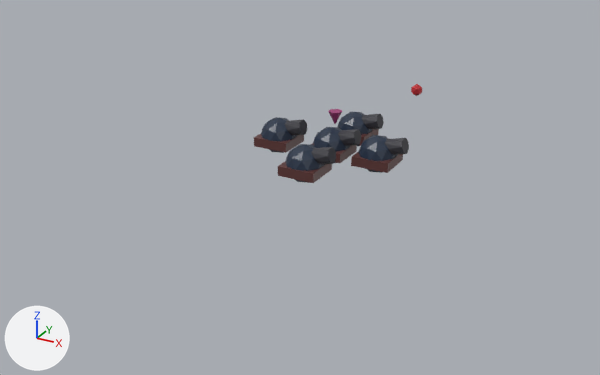
The glTF model src/commonMain/assetsSource/assets.gltf, before and after one commit.
Before and after are seen from a 50 mm camera at (18.4, -36.9, 15.8) aimed at (-1.2, -1.4, -1.9). Arrows for +X, +Y and +Z are at lower left; the lights stay in place. Where no turn or scale is listed for an object, it has been applied to the vertices.

Names of what the first picture shows: 'bomb', 'canon', 'canon.001', 'canon.002', 'canon.003', 'canon.004'.
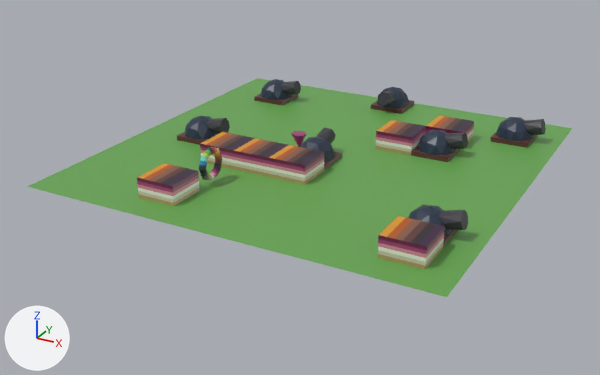
Edits to the bpy script that builds the scene:
```text
Add me_plane:
    me_plane.from_pydata(...)  # 4 vertices, 2 faces; spans x -10.4..10.4, y -10.4..10.4, z 0.0
    me_plane.materials.append(mat_material)  # picture img_sweet24_1x
Add me_torus:
    me_torus.from_pydata(...)  # a torus around x (ring radius 0.69, tube radius 0.17) spanning x -0.17..0.17, y -0.86..0.86, z -0.86..0.86
    me_torus.materials.append(mat_material)  # picture img_sweet24_1x
Add me_cube_001:
    me_cube_001.from_pydata(...)  # a box spanning x -1.0..1.0, y -1.0..1.0, z -1.0..0.0
    me_cube_001.materials.append(mat_material)  # picture img_sweet24_1x
Change ob_canon:
    ob_canon.location: (0.0, -0.11, 0.0) -> (0.0, 8.12, 0.0)
    ob_canon.rotation_euler: (0.0, 0.0, 0.0) -> (0.0, 0.0, -1.571)  # degrees (0, 0, 0) -> degrees (0, 0, -90)
Change ob_bomb:
    ob_bomb.location: (0.0, 12.1, 0.0) -> (0.0, 8.22, 0.0)
Change ob_canon_001:
    ob_canon_001.location: (2.65, -0.11, 0.0) -> (8.0, 6.12, 0.0)
Change ob_canon_002:
    ob_canon_002.location: (-3.19, -0.11, 0.0) -> (-7.0, -1.88, 0.0)
Change ob_canon_003:
    ob_canon_003.location: (0.0, 2.77, 0.0) -> (0.0, -1.88, 0.0)
    ob_canon_003.rotation_euler: (0.0, 0.0, 0.0) -> (0.0, 0.0, 1.571)  # degrees (0, 0, 0) -> degrees (0, 0, 90)
Change ob_canon_004:
    ob_canon_004.location: (0.0, -3.04, 0.0) -> (-7.0, 6.12, 0.0)
Add ob_plane:
    ob_plane = bpy.data.objects.new('Plane', me_plane)
    ob_plane.location = (0.0, -1.0, 0.0)
Add ob_target:
    ob_target = bpy.data.objects.new('target', me_torus)
    ob_target.location = (-3.0, -6.88, 1.0)
Add ob_cube_006:
    ob_cube_006 = bpy.data.objects.new('Cube.006', me_cube_001)
    ob_cube_006.location = (-4.0, -8.88, 1.0)
Add ob_cube_005:
    ob_cube_005 = bpy.data.objects.new('Cube.005', me_cube_001)
    ob_cube_005.location = (5.0, 4.12, 1.0)
Add ob_cube_004:
    ob_cube_004 = bpy.data.objects.new('Cube.004', me_cube_001)
    ob_cube_004.location = (8.0, -8.88, 1.0)
Add ob_cube_003:
    ob_cube_003 = bpy.data.objects.new('Cube.003', me_cube_001)
    ob_cube_003.location = (3.0, 2.12, 1.0)
Add ob_cube_002:
    ob_cube_002 = bpy.data.objects.new('Cube.002', me_cube_001)
    ob_cube_002.location = (-4.0, -3.88, 1.0)
Add ob_cube_001:
    ob_cube_001 = bpy.data.objects.new('Cube.001', me_cube_001)
    ob_cube_001.location = (-2.0, -3.88, 1.0)
Add ob_cube:
    ob_cube = bpy.data.objects.new('Cube', me_cube_001)
    ob_cube.location = (0.0, -3.88, 1.0)
Add ob_canon_006:
    ob_canon_006 = bpy.data.objects.new('canon.006', me_cube)
    ob_canon_006.location = (5.0, 2.12, 0.0)
    ob_canon_006.scale = (1.0, 1.0, 0.25)
Add ob_canon_005:
    ob_canon_005 = bpy.data.objects.new('canon.005', me_cube)
    ob_canon_005.location = (8.0, -6.88, 0.0)
    ob_canon_005.scale = (1.0, 1.0, 0.25)
```

Boxes (x1, y1, x2, y2) around the edits, measured in the pictures (600 x 375 px):
'Plane', added (green)
    after: (27, 78, 573, 297)
'canon.001', moved
    before: (351, 135, 409, 173)
    after: (491, 117, 546, 148)
'Cube.004', added
    after: (378, 216, 445, 269)
'canon.004', moved
    before: (278, 144, 336, 183)
    after: (254, 79, 301, 105)
'canon.002', moved
    before: (254, 117, 307, 153)
    after: (177, 116, 230, 145)
'Cube.006', added
    after: (137, 163, 200, 206)
'canon', moved, turned
    before: (311, 127, 361, 163)
    after: (371, 87, 414, 114)
'Cube', added
    after: (269, 145, 324, 185)
'canon.003', moved, turned
    before: (338, 112, 384, 146)
    after: (300, 128, 342, 170)
'Cube.003', added
    after: (376, 120, 426, 155)
'canon.006', added
    after: (411, 130, 468, 162)
'Cube.001', added
    after: (234, 138, 288, 177)
'canon.005', added
    after: (408, 205, 468, 248)
'Cube.002', added
    after: (200, 132, 254, 169)
'Cube.005', added
    after: (426, 115, 474, 142)
'target', added
    after: (199, 147, 222, 180)
'bomb', moved (not visible afterwards)
    before: (411, 84, 422, 96)
